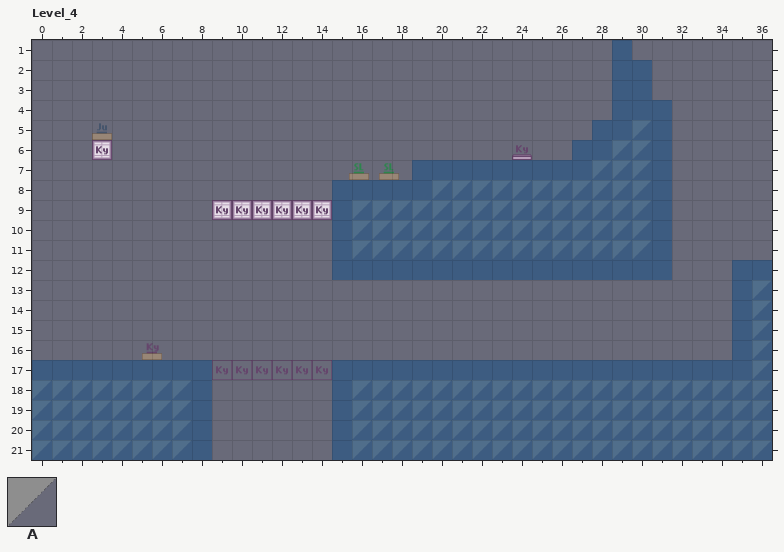
LDtk project -- assets/data/tilestest2.ldtk. Above: the version before the commit.
Cells are 60x60 px. Shown: Level_4 x 0..36, y 1..21. The commit also changed other parts of the map, which this record leaves out.
Key: from "Tilestest": A 3.
_ is an empty cell.
Layers that did not change in this view are not listed.
Layer "Tiles" before, first column x 0:
 1 _____________________________________
 2 _____________________________________
 3 _____________________________________
 4 _____________________________________
 5 ______________________________A______
 6 _____________________________AA______
 7 ____________________________AAA______
 8 ____________________AAAAAAAAAAA______
 9 ________________AAAAAAAAAAAAAAA______
10 ________________AAAAAAAAAAAAAAA______
11 ________________AAAAAAAAAAAAAAA______
12 _____________________________________
13 ____________________________________A
14 ____________________________________A
15 ____________________________________A
16 ____________________________________A
17 ____________________________________A
18 AAAAAAAA________AAAAAAAAAAAAAAAAAAAAA
19 AAAAAAAA________AAAAAAAAAAAAAAAAAAAAA
20 AAAAAAAA________AAAAAAAAAAAAAAAAAAAAA
21 AAAAAAAA________AAAAAAAAAAAAAAAAAAAAA
After:
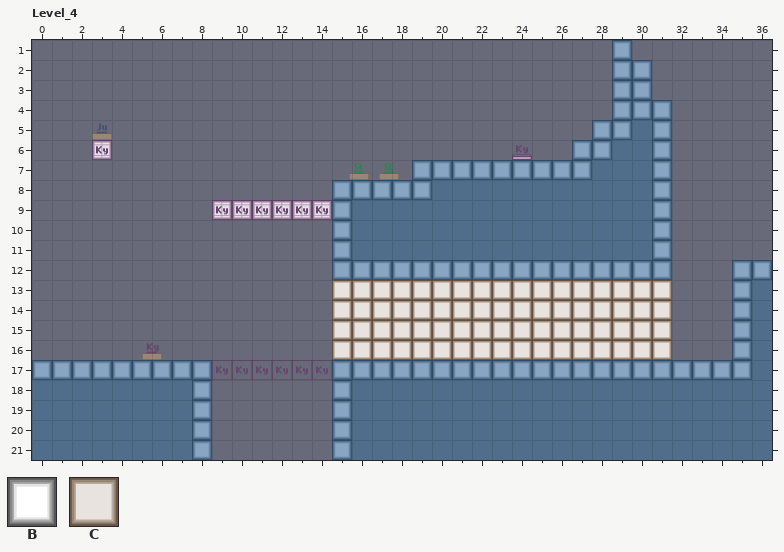
Further tiles: from "Tilestest2": B 0, C 9.
From old to new:
Layer "Tiles":
The author put tile B in row 1 at x 29; in rows 2 to 3 at x 29 to 30; in row 4 at x 29 to 31; in row 5 at x 28 to 29 and 31; in row 6 at x 27 to 28 and 31; in row 7 at x 19 to 27 and 31.
The author put tile B in row 8 at x 15 to 19 and 31; in rows 9 to 11 at x 15 and 31; in row 12 at x 15 to 31 and 35 to 36; in rows 13 to 16 at x 35; in row 17 at x 0 to 8 and 15 to 35; in rows 18 to 21 at x 8 and 15.
The author put tile C in rows 13 to 16 at x 15 to 31.
Where, in picture pixels (left, top, right, bottom), the same in both pictures:
added: (332, 40, 772, 460)
added: (32, 360, 212, 460)
